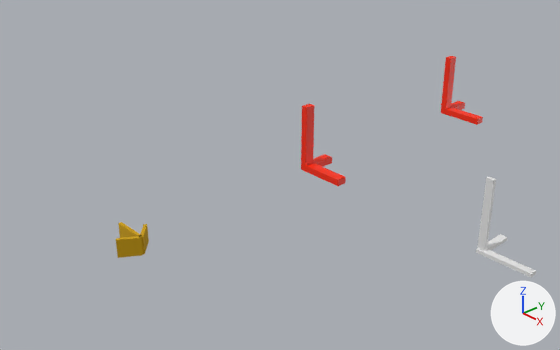
A saved change to the Blender file models/markers.blend.
Both versions are drawn from a 50 mm camera at (1.477, -1.456, 0.982) aimed at (-0.011, -0.075, 0.003). Every picture has the same lights, and +X, +Y and +Z are marked at lower right. The older version comes first.

In view in the first picture: 'arena_marker', 'arena_marker.001', 'arena_marker_original', 'arrow_fiducial'.
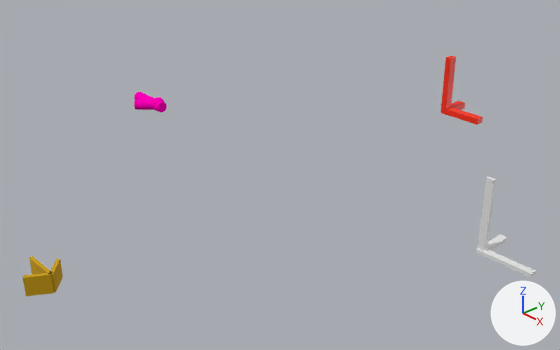
Edits to the bpy script that builds the scene:
```text
Add mat_brightred_001:
    mat_brightred_001 = principled_material('BrightRed.001')
    mat_brightred_001.base_color = (1.0, 0.0, 0.498)  # pink #ff00bb
    mat_brightred_001.roughness = 1.0
    mat_brightred_001.specular_ior_level = 0.0
Add me_physical_pointer_fractal:
    me_physical_pointer_fractal.from_pydata(...)  # 1536 vertices, 774 faces; spans x -0.075..0.075, y -0.066..0.037, z -0.019..0.019
    me_physical_pointer_fractal.materials.append(mat_brightred_001)  # pink #ff00bb
Change ob_arrow_fiducial:
    ob_arrow_fiducial.location: (0.0, -0.588, 0.0) -> (0.0, -0.829, 0.0)
Remove ob_arena_marker_001:
    ob_arena_marker_001 = bpy.data.objects.new('arena_marker.001', me_arena_marker_001_1)
    ob_arena_marker_001.location = (0.0, 0.0, 0.0)
Add ob_physical_pointer_fractal:
    ob_physical_pointer_fractal = bpy.data.objects.new('physical_pointer_fractal', me_physical_pointer_fractal)
    ob_physical_pointer_fractal.location = (-0.78, 0.0, 0.0)
```

Boxes (x1, y1, x2, y2) around the edits, measured in the pictures (560 x 350 px):
'arrow_fiducial', moved
    before: (116, 222, 149, 258)
    after: (23, 256, 63, 296)
'arena_marker.001', deleted (red)
    before: (301, 104, 346, 186)
'physical_pointer_fractal', added (pink)
    after: (134, 92, 167, 112)
